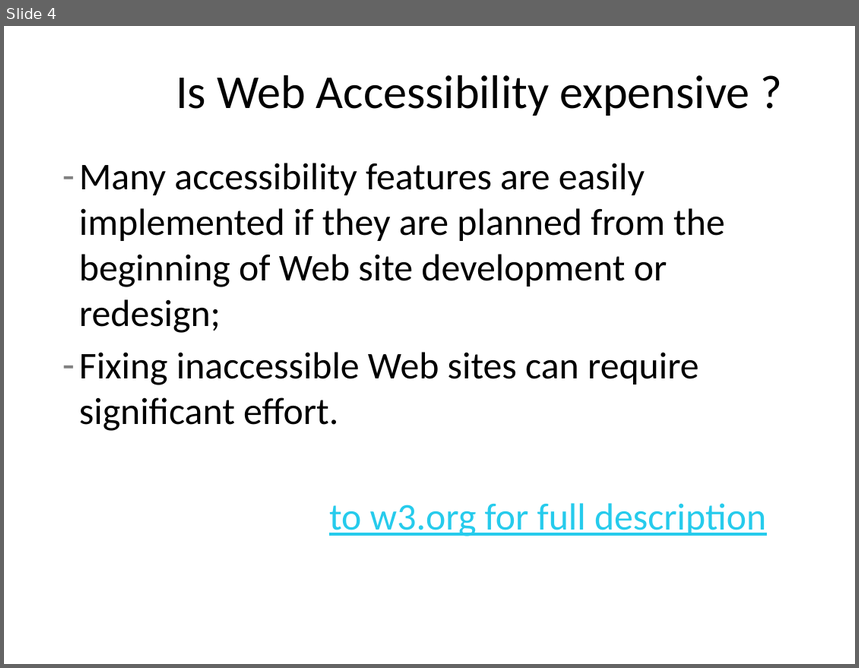
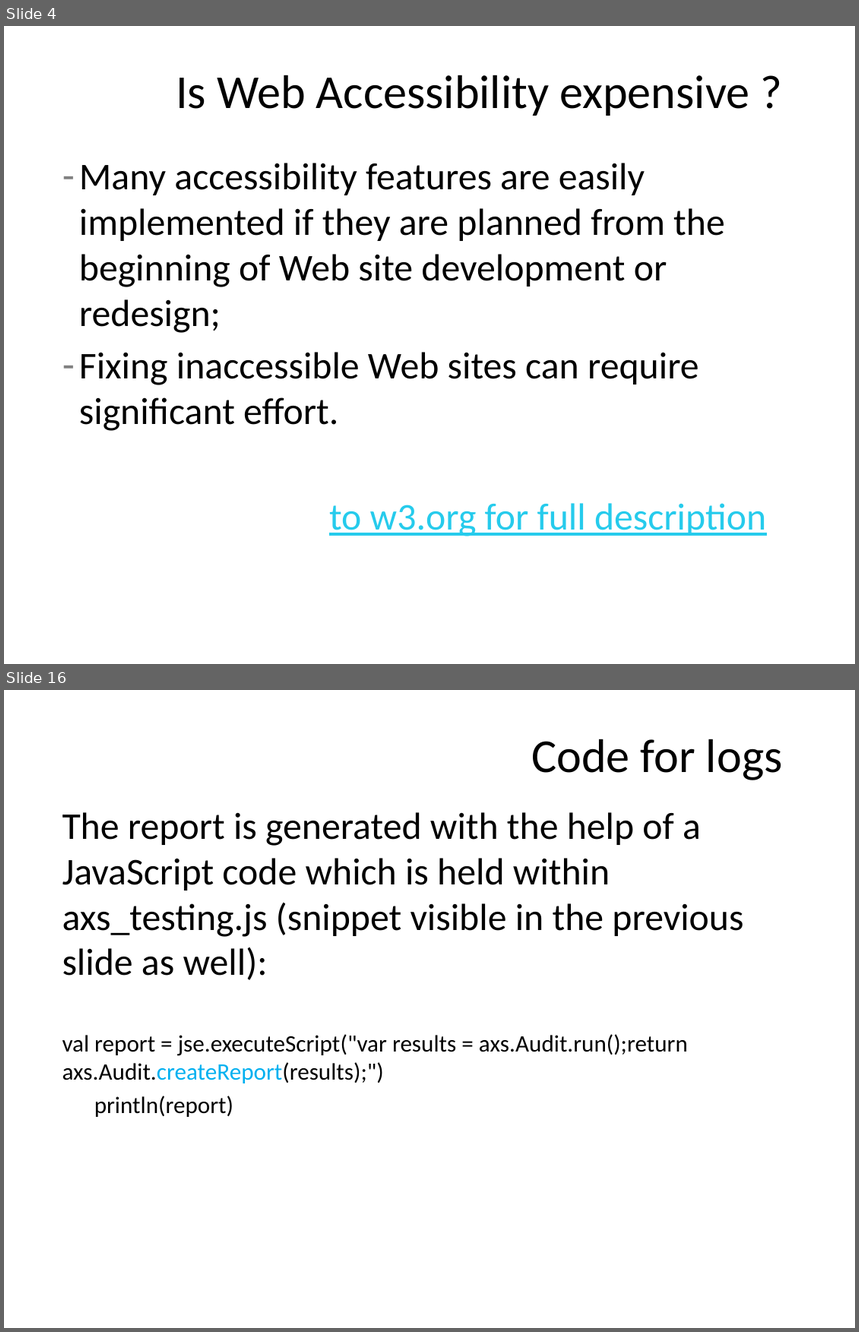
Before and after one commit to kristapsmelderis/tapost-2015-accessibility, a slide deck: tapost-2015-accessibility.pptx. Shown one above the other, each under a label of ours: slide 4 before the commit, slides 4 and 16 after it; the slides between them are not shown. The pictures are 859x668 and 859x1332 pixels, drawn with LibreOffice and Linux fonts; fonts in the diff are those of the drawing; background and template pictures are left out. Boxes give left, top, right and bottom in pixels: in the first picture for what was removed or moved away, otherwise in the second. Text is boxed around its words. In the diff, an @@ line names an element or a change of style, - is before the commit and + after.

```diff
--- a/tapost-2015-accessibility.pptx
+++ b/tapost-2015-accessibility.pptx
@@ slide 16 added at (4, 690, 855, 1328), background #FFFFFF @@
@@ title added at (531, 739, 783, 780), 40 pt, text #000000 @@
+Code for logs
@@ text added at (63, 812, 743, 1117), 32 pt, text #000000 @@
+The report is generated with the help of a JavaScript code which is held within axs_testing.js (snippet visible in the previous slide as well):
+val report = jse.executeScript("var results = axs.Audit.run();return axs.Audit.createReport(results);")
+println(report)
```
Also in this commit, not shown: 8 slides changed, 6 other slides added, 11 other files.
